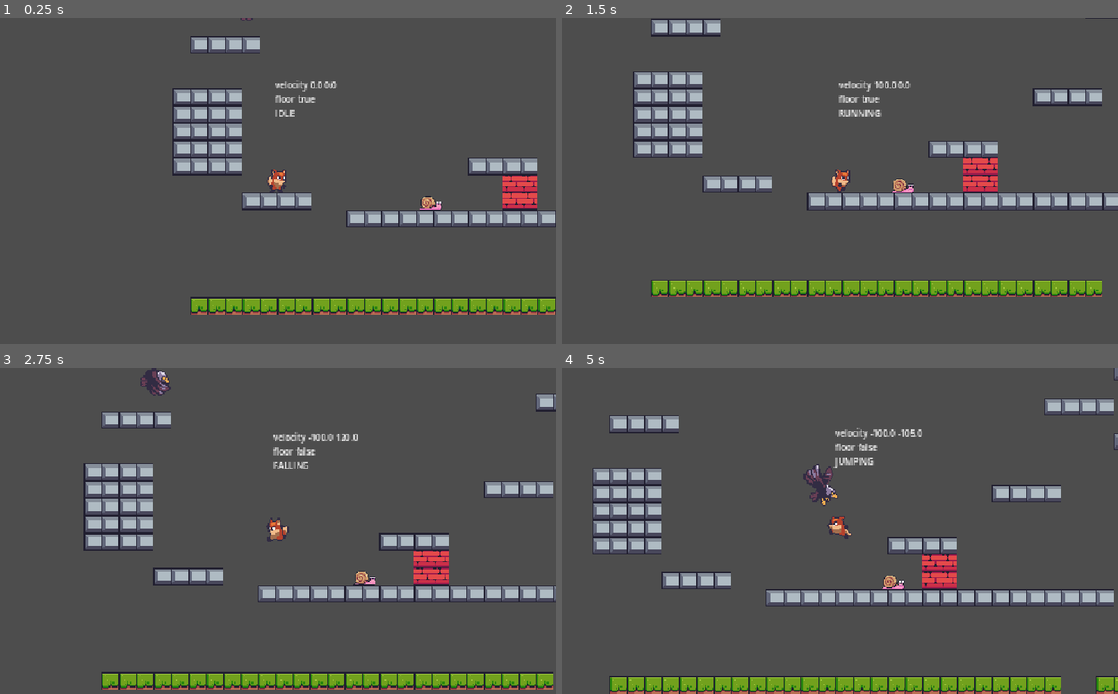
Above: before the commit, frames 1-4 (two rows, left to right).
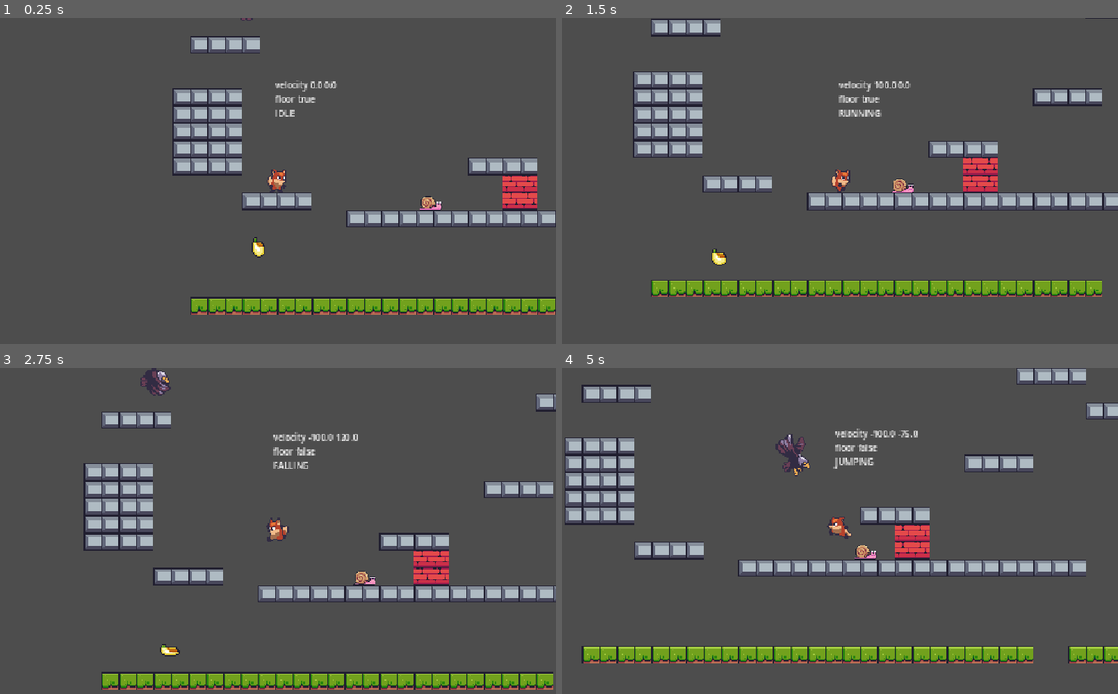
Above: after the commit, the same moments.

Repository: axlee484/foxy-antics
Game: Godot game, scene res://levelBase/level_base.tscn
Two runs of this game, one before a commit and one after it. Both use one fixed random seed, a clock stepped at 60 frames per second and the inputs below. The project has no main scene, so this scene is started directly.
Inputs:
- Up to frame 1 (0.25 s): no input
- Up to frame 2 (1.5 s): hold W (jump) 0.53-1.28 s; hold D (right) from 0.53 s (still down); tap S (fall) at 1.35 s
- Up to frame 3 (2.75 s): tap W (jump) at 1.52, 1.55, 1.82 s; release D (right) at 2.03 s; hold A (left) from 2.03 s (still down); hold W (jump) from 2.03 s (still down); tap Space (shoot) at 2.1 s
- Up to frame 4 (5 s): release A (left) at 2.78 s; release W (jump) at 2.78 s; hold D (right) 2.78-4.28 s; tap W (jump) at 2.85, 3.02, 3.32, 4.52, 4.55, 4.82 s; hold W (jump) 3.53-4.28 s; tap S (fall) at 3.6 s; hold A (left) from 4.28 s (still down); tap Space (shoot) at 4.35 s

The runs differ from the first frame. In frame 1, 0.1% of the frame differs, in the area x 45-48%, y 67-74%; in frame 2, 0.1%; in frame 3, 0.1%; in frame 4, 27%, in the area x 0-100%, y 0-100%.

Commit message:
add pickup

Diff:
--- a/enemy/enemy_base.gd
+++ b/enemy/enemy_base.gd
@@ -9,7 +9,7 @@
 @export var GRAVITY = 800
 @export var FALLEN_OFF_POSITION_Y = 8000
 @export var FACING: FACE_DIRECTION = FACE_DIRECTION.LEFT
-@export var ATTACK = 1
+@export var DAMAGE = 1
 @export var MAX_HEALTH = 1
 
 var health = MAX_HEALTH
--- /dev/null
+++ b/fruit/fruit.gd
@@ -0,0 +1,77 @@
+extends Area2D
+
+class_name Fruit
+
+@onready var animatedSprite: AnimatedSprite2D = $AnimatedSprite2D
+@onready var groundRayCast = $GroundRayCast
+@onready var timer = $Timer
+var fruit: Dictionary
+var healthBoost: float
+var timeout: float
+var jump_y = 20
+var speed = 100
+var died = false
+
+
+const fruits = [
+	{
+		animation = "cherry",
+		healthBoost = 10,
+		timeout = 4
+	},
+	{
+		animation = "banana",
+		healthBoost = 30,
+		timeout = 3.5
+	},
+	{
+		animation = "melon",
+		healthBoost = 50,
+		timeout = 1.5
+	},
+	{
+		animation = "kiwi",
+		healthBoost = 5,
+		timeout = 4
+	}
+]
+
+func setup():
+	fruit = fruits[randi_range(0, fruits.size()-1)]
+	animatedSprite.animation = fruit["animation"]
+	timeout = fruit["timeout"]
+	healthBoost = fruit["healthBoost"]
+
+func _ready():
+	setup()
+	timer.wait_time = timeout
+	timer.start()
+	animatedSprite.play(fruit["animation"])
+	var tween = create_tween()
+	tween.tween_property(self, "position", global_position-Vector2(0,jump_y), 0.3)
+	tween.tween_property(self, "position", global_position, 0.3)
+
+
+func _process(delta):
+	if !groundRayCast.is_colliding():
+		global_position.y += speed*delta
+
+
+
+
+
+func die():
+	died = true
+	animatedSprite.stop()
+	hide()
+	queue_free()
+
+func _on_timer_timeout() -> void:
+	if !died:
+		die()
+
+
+func _on_area_entered(_area: Area2D) -> void:
+	if !died:
+		SignalManager.on_fruit_collected.emit(fruit["healthBoost"])
+		die()
--- /dev/null
+++ b/fruit/fruit.tscn
@@ -0,0 +1,531 @@
+[gd_scene load_steps=76 format=3 uid="uid://djd3ht07pkput"]
+
+[ext_resource type="Texture2D" uid="uid://bth2he4egub6l" path="res://assets/items/Cherries.png" id="1_tjxl6"]
+[ext_resource type="Script" uid="uid://oddbdamd6kf2" path="res://fruit/fruit.gd" id="1_yxtga"]
+[ext_resource type="Texture2D" uid="uid://dlep8syoonn17" path="res://assets/items/Bananas.png" id="2_ve554"]
+[ext_resource type="Texture2D" uid="uid://dauaukj1opabe" path="res://assets/items/Melon.png" id="4_ea1b1"]
+[ext_resource type="Texture2D" uid="uid://dgrdlmngfl04s" path="res://assets/items/Kiwi.png" id="4_ixw42"]
+
+[sub_resource type="AtlasTexture" id="AtlasTexture_cinyg"]
+atlas = ExtResource("2_ve554")
+region = Rect2(0, 0, 32, 32)
+
+[sub_resource type="AtlasTexture" id="AtlasTexture_msib4"]
+atlas = ExtResource("2_ve554")
+region = Rect2(32, 0, 32, 32)
+
+[sub_resource type="AtlasTexture" id="AtlasTexture_nuwmm"]
+atlas = ExtResource("2_ve554")
+region = Rect2(64, 0, 32, 32)
+
+[sub_resource type="AtlasTexture" id="AtlasTexture_05hij"]
+atlas = ExtResource("2_ve554")
+region = Rect2(96, 0, 32, 32)
+
+[sub_resource type="AtlasTexture" id="AtlasTexture_cq2om"]
+atlas = ExtResource("2_ve554")
+region = Rect2(128, 0, 32, 32)
+
+[sub_resource type="AtlasTexture" id="AtlasTexture_wj42v"]
+atlas = ExtResource("2_ve554")
+region = Rect2(160, 0, 32, 32)
+
+[sub_resource type="AtlasTexture" id="AtlasTexture_p4lrl"]
+atlas = ExtResource("2_ve554")
+region = Rect2(192, 0, 32, 32)
+
+[sub_resource type="AtlasTexture" id="AtlasTexture_6b83x"]
+atlas = ExtResource("2_ve554")
+region = Rect2(224, 0, 32, 32)
+
+[sub_resource type="AtlasTexture" id="AtlasTexture_w4mr2"]
+atlas = ExtResource("2_ve554")
+region = Rect2(256, 0, 32, 32)
+
+[sub_resource type="AtlasTexture" id="AtlasTexture_vcg86"]
+atlas = ExtResource("2_ve554")
+region = Rect2(288, 0, 32, 32)
+
+[sub_resource type="AtlasTexture" id="AtlasTexture_epfjk"]
+atlas = ExtResource("2_ve554")
+region = Rect2(320, 0, 32, 32)
+
+[sub_resource type="AtlasTexture" id="AtlasTexture_djeeq"]
+atlas = ExtResource("2_ve554")
+region = Rect2(352, 0, 32, 32)
+
+[sub_resource type="AtlasTexture" id="AtlasTexture_xk1fp"]
+atlas = ExtResource("2_ve554")
+region = Rect2(384, 0, 32, 32)
+
+[sub_resource type="AtlasTexture" id="AtlasTexture_lxccm"]
+atlas = ExtResource("2_ve554")
+region = Rect2(416, 0, 32, 32)
+
+[sub_resource type="AtlasTexture" id="AtlasTexture_lrihy"]
+atlas = ExtResource("2_ve554")
+region = Rect2(448, 0, 32, 32)
+
+[sub_resource type="AtlasTexture" id="AtlasTexture_t32dx"]
+atlas = ExtResource("2_ve554")
+region = Rect2(480, 0, 32, 32)
+
+[sub_resource type="AtlasTexture" id="AtlasTexture_lxx6p"]
+atlas = ExtResource("2_ve554")
+region = Rect2(512, 0, 32, 32)
+
+[sub_resource type="AtlasTexture" id="AtlasTexture_yxtga"]
+atlas = ExtResource("1_tjxl6")
+region = Rect2(0, 0, 32, 32)
+
+[sub_resource type="AtlasTexture" id="AtlasTexture_ve554"]
+atlas = ExtResource("1_tjxl6")
+region = Rect2(32, 0, 32, 32)
+
+[sub_resource type="AtlasTexture" id="AtlasTexture_ea1b1"]
+atlas = ExtResource("1_tjxl6")
+region = Rect2(64, 0, 32, 32)
+
+[sub_resource type="AtlasTexture" id="AtlasTexture_ixw42"]
+atlas = ExtResource("1_tjxl6")
+region = Rect2(96, 0, 32, 32)
+
+[sub_resource type="AtlasTexture" id="AtlasTexture_3vs33"]
+atlas = ExtResource("1_tjxl6")
+region = Rect2(128, 0, 32, 32)
+
+[sub_resource type="AtlasTexture" id="AtlasTexture_lh0xf"]
+atlas = ExtResource("1_tjxl6")
+region = Rect2(160, 0, 32, 32)
+
+[sub_resource type="AtlasTexture" id="AtlasTexture_rff3x"]
+atlas = ExtResource("1_tjxl6")
+region = Rect2(192, 0, 32, 32)
+
+[sub_resource type="AtlasTexture" id="AtlasTexture_5qf2k"]
+atlas = ExtResource("1_tjxl6")
+region = Rect2(224, 0, 32, 32)
+
+[sub_resource type="AtlasTexture" id="AtlasTexture_viff1"]
+atlas = ExtResource("1_tjxl6")
+region = Rect2(256, 0, 32, 32)
+
+[sub_resource type="AtlasTexture" id="AtlasTexture_7et6j"]
+atlas = ExtResource("1_tjxl6")
+region = Rect2(288, 0, 32, 32)
+
+[sub_resource type="AtlasTexture" id="AtlasTexture_37yna"]
+atlas = ExtResource("1_tjxl6")
+region = Rect2(320, 0, 32, 32)
+
+[sub_resource type="AtlasTexture" id="AtlasTexture_sopgm"]
+atlas = ExtResource("1_tjxl6")
+region = Rect2(352, 0, 32, 32)
+
+[sub_resource type="AtlasTexture" id="AtlasTexture_pyu84"]
+atlas = ExtResource("1_tjxl6")
+region = Rect2(384, 0, 32, 32)
+
+[sub_resource type="AtlasTexture" id="AtlasTexture_bho4b"]
+atlas = ExtResource("1_tjxl6")
+region = Rect2(416, 0, 32, 32)
+
+[sub_resource type="AtlasTexture" id="AtlasTexture_82kps"]
+atlas = ExtResource("1_tjxl6")
+region = Rect2(448, 0, 32, 32)
+
+[sub_resource type="AtlasTexture" id="AtlasTexture_bb0oc"]
+atlas = ExtResource("1_tjxl6")
+region = Rect2(480, 0, 32, 32)
+
+[sub_resource type="AtlasTexture" id="AtlasTexture_6iceb"]
+atlas = ExtResource("1_tjxl6")
+region = Rect2(512, 0, 32, 32)
+
+[sub_resource type="AtlasTexture" id="AtlasTexture_oq7n0"]
+atlas = ExtResource("4_ixw42")
+region = Rect2(0, 0, 32, 32)
+
+[sub_resource type="AtlasTexture" id="AtlasTexture_v6230"]
+atlas = ExtResource("4_ixw42")
+region = Rect2(32, 0, 32, 32)
+
+[sub_resource type="AtlasTexture" id="AtlasTexture_10uuu"]
+atlas = ExtResource("4_ixw42")
+region = Rect2(64, 0, 32, 32)
+
+[sub_resource type="AtlasTexture" id="AtlasTexture_xt62p"]
+atlas = ExtResource("4_ixw42")
+region = Rect2(96, 0, 32, 32)
+
+[sub_resource type="AtlasTexture" id="AtlasTexture_ii4yp"]
+atlas = ExtResource("4_ixw42")
+region = Rect2(128, 0, 32, 32)
+
+[sub_resource type="AtlasTexture" id="AtlasTexture_a5fy5"]
+atlas = ExtResource("4_ixw42")
+region = Rect2(160, 0, 32, 32)
+
+[sub_resource type="AtlasTexture" id="AtlasTexture_2khmx"]
+atlas = ExtResource("4_ixw42")
+region = Rect2(192, 0, 32, 32)
+
+[sub_resource type="AtlasTexture" id="AtlasTexture_mjj75"]
+atlas = ExtResource("4_ixw42")
+region = Rect2(224, 0, 32, 32)
+
+[sub_resource type="AtlasTexture" id="AtlasTexture_t0ece"]
+atlas = ExtResource("4_ixw42")
+region = Rect2(256, 0, 32, 32)
+
+[sub_resource type="AtlasTexture" id="AtlasTexture_kgd1q"]
+atlas = ExtResource("4_ixw42")
+region = Rect2(288, 0, 32, 32)
+
+[sub_resource type="AtlasTexture" id="AtlasTexture_30k8k"]
+atlas = ExtResource("4_ixw42")
+region = Rect2(320, 0, 32, 32)
+
+[sub_resource type="AtlasTexture" id="AtlasTexture_qe30l"]
+atlas = ExtResource("4_ixw42")
+region = Rect2(352, 0, 32, 32)
+
+[sub_resource type="AtlasTexture" id="AtlasTexture_u4gst"]
+atlas = ExtResource("4_ixw42")
+region = Rect2(384, 0, 32, 32)
+
+[sub_resource type="AtlasTexture" id="AtlasTexture_nr272"]
+atlas = ExtResource("4_ixw42")
+region = Rect2(416, 0, 32, 32)
+
+[sub_resource type="AtlasTexture" id="AtlasTexture_bxlbc"]
+atlas = ExtResource("4_ixw42")
+region = Rect2(448, 0, 32, 32)
+
+[sub_resource type="AtlasTexture" id="AtlasTexture_4t6yb"]
+atlas = ExtResource("4_ixw42")
+region = Rect2(480, 0, 32, 32)
+
+[sub_resource type="AtlasTexture" id="AtlasTexture_qaf7o"]
+atlas = ExtResource("4_ixw42")
+region = Rect2(512, 0, 32, 32)
+
+[sub_resource type="AtlasTexture" id="AtlasTexture_wdw3n"]
+atlas = ExtResource("4_ea1b1")
+region = Rect2(0, 0, 32, 32)
+
+[sub_resource type="AtlasTexture" id="AtlasTexture_46e7y"]
+atlas = ExtResource("4_ea1b1")
+region = Rect2(32, 0, 32, 32)
+
+[sub_resource type="AtlasTexture" id="AtlasTexture_fqmfo"]
+atlas = ExtResource("4_ea1b1")
+region = Rect2(64, 0, 32, 32)
+
+[sub_resource type="AtlasTexture" id="AtlasTexture_3rhht"]
+atlas = ExtResource("4_ea1b1")
+region = Rect2(96, 0, 32, 32)
+
+[sub_resource type="AtlasTexture" id="AtlasTexture_mjm8r"]
+atlas = ExtResource("4_ea1b1")
+region = Rect2(128, 0, 32, 32)
+
+[sub_resource type="AtlasTexture" id="AtlasTexture_bg1yh"]
+atlas = ExtResource("4_ea1b1")
+region = Rect2(160, 0, 32, 32)
+
+[sub_resource type="AtlasTexture" id="AtlasTexture_ni25m"]
+atlas = ExtResource("4_ea1b1")
+region = Rect2(192, 0, 32, 32)
+
+[sub_resource type="AtlasTexture" id="AtlasTexture_66o5s"]
+atlas = ExtResource("4_ea1b1")
+region = Rect2(224, 0, 32, 32)
+
+[sub_resource type="AtlasTexture" id="AtlasTexture_q4rpr"]
+atlas = ExtResource("4_ea1b1")
+region = Rect2(256, 0, 32, 32)
+
+[sub_resource type="AtlasTexture" id="AtlasTexture_shra7"]
+atlas = ExtResource("4_ea1b1")
+region = Rect2(288, 0, 32, 32)
+
+[sub_resource type="AtlasTexture" id="AtlasTexture_p1e63"]
+atlas = ExtResource("4_ea1b1")
+region = Rect2(320, 0, 32, 32)
+
+[sub_resource type="AtlasTexture" id="AtlasTexture_8irm1"]
+atlas = ExtResource("4_ea1b1")
+region = Rect2(352, 0, 32, 32)
+
+[sub_resource type="AtlasTexture" id="AtlasTexture_l02mn"]
+atlas = ExtResource("4_ea1b1")
+region = Rect2(384, 0, 32, 32)
+
+[sub_resource type="AtlasTexture" id="AtlasTexture_4ahsi"]
+atlas = ExtResource("4_ea1b1")
+region = Rect2(416, 0, 32, 32)
+
+[sub_resource type="AtlasTexture" id="AtlasTexture_p401l"]
+atlas = ExtResource("4_ea1b1")
+region = Rect2(448, 0, 32, 32)
+
+[sub_resource type="AtlasTexture" id="AtlasTexture_qkn4i"]
+atlas = ExtResource("4_ea1b1")
+region = Rect2(480, 0, 32, 32)
+
+[sub_resource type="AtlasTexture" id="AtlasTexture_prhjg"]
+atlas = ExtResource("4_ea1b1")
+region = Rect2(512, 0, 32, 32)
+
+[sub_resource type="SpriteFrames" id="SpriteFrames_cinyg"]
+animations = [{
+"frames": [{
+"duration": 1.0,
+"texture": SubResource("AtlasTexture_cinyg")
+}, {
+"duration": 1.0,
+"texture": SubResource("AtlasTexture_msib4")
+}, {
+"duration": 1.0,
+"texture": SubResource("AtlasTexture_nuwmm")
+}, {
+"duration": 1.0,
+"texture": SubResource("AtlasTexture_05hij")
+}, {
+"duration": 1.0,
+"texture": SubResource("AtlasTexture_cq2om")
+}, {
+"duration": 1.0,
+"texture": SubResource("AtlasTexture_wj42v")
+}, {
+"duration": 1.0,
+"texture": SubResource("AtlasTexture_p4lrl")
+}, {
+"duration": 1.0,
+"texture": SubResource("AtlasTexture_6b83x")
+}, {
+"duration": 1.0,
+"texture": SubResource("AtlasTexture_w4mr2")
+}, {
+"duration": 1.0,
+"texture": SubResource("AtlasTexture_vcg86")
+}, {
+"duration": 1.0,
+"texture": SubResource("AtlasTexture_epfjk")
+}, {
+"duration": 1.0,
+"texture": SubResource("AtlasTexture_djeeq")
+}, {
+"duration": 1.0,
+"texture": SubResource("AtlasTexture_xk1fp")
+}, {
+"duration": 1.0,
+"texture": SubResource("AtlasTexture_lxccm")
+}, {
+"duration": 1.0,
+"texture": SubResource("AtlasTexture_lrihy")
+}, {
+"duration": 1.0,
+"texture": SubResource("AtlasTexture_t32dx")
+}, {
+"duration": 1.0,
+"texture": SubResource("AtlasTexture_lxx6p")
+}],
+"loop": true,
+"name": &"banana",
+"speed": 30.0
+}, {
+"frames": [{
+"duration": 1.0,
+"texture": SubResource("AtlasTexture_yxtga")
+}, {
+"duration": 1.0,
+"texture": SubResource("AtlasTexture_ve554")
+}, {
+"duration": 1.0,
+"texture": SubResource("AtlasTexture_ea1b1")
+}, {
+"duration": 1.0,
+"texture": SubResource("AtlasTexture_ixw42")
+}, {
+"duration": 1.0,
+"texture": SubResource("AtlasTexture_3vs33")
+}, {
+"duration": 1.0,
+"texture": SubResource("AtlasTexture_lh0xf")
+}, {
+"duration": 1.0,
+"texture": SubResource("AtlasTexture_rff3x")
+}, {
+"duration": 1.0,
+"texture": SubResource("AtlasTexture_5qf2k")
+}, {
+"duration": 1.0,
+"texture": SubResource("AtlasTexture_viff1")
+}, {
+"duration": 1.0,
+"texture": SubResource("AtlasTexture_7et6j")
+}, {
+"duration": 1.0,
+"texture": SubResource("AtlasTexture_37yna")
+}, {
+"duration": 1.0,
+"texture": SubResource("AtlasTexture_sopgm")
+}, {
+"duration": 1.0,
+"texture": SubResource("AtlasTexture_pyu84")
+}, {
+"duration": 1.0,
+"texture": SubResource("AtlasTexture_bho4b")
+}, {
+"duration": 1.0,
+"texture": SubResource("AtlasTexture_82kps")
+}, {
+"duration": 1.0,
+"texture": SubResource("AtlasTexture_bb0oc")
+}, {
+"duration": 1.0,
+"texture": SubResource("AtlasTexture_6iceb")
+}],
+"loop": true,
+"name": &"cherry",
+"speed": 30.0
+}, {
+"frames": [{
+"duration": 1.0,
+"texture": SubResource("AtlasTexture_oq7n0")
+}, {
+"duration": 1.0,
+"texture": SubResource("AtlasTexture_v6230")
+}, {
+"duration": 1.0,
+"texture": SubResource("AtlasTexture_10uuu")
+}, {
+"duration": 1.0,
+"texture": SubResource("AtlasTexture_xt62p")
+}, {
+"duration": 1.0,
+"texture": SubResource("AtlasTexture_ii4yp")
+}, {
+"duration": 1.0,
+"texture": SubResource("AtlasTexture_a5fy5")
+}, {
+"duration": 1.0,
+"texture": SubResource("AtlasTexture_2khmx")
+}, {
+"duration": 1.0,
+"texture": SubResource("AtlasTexture_mjj75")
+}, {
+"duration": 1.0,
+"texture": SubResource("AtlasTexture_t0ece")
+}, {
+"duration": 1.0,
+"texture": SubResource("AtlasTexture_kgd1q")
+}, {
+"duration": 1.0,
+"texture": SubResource("AtlasTexture_30k8k")
+}, {
+"duration": 1.0,
+"texture": SubResource("AtlasTexture_qe30l")
+}, {
+"duration": 1.0,
+"texture": SubResource("AtlasTexture_u4gst")
+}, {
+"duration": 1.0,
+"texture": SubResource("AtlasTexture_nr272")
+}, {
+"duration": 1.0,
+"texture": SubResource("AtlasTexture_bxlbc")
+}, {
+"duration": 1.0,
+"texture": SubResource("AtlasTexture_4t6yb")
+}, {
+"duration": 1.0,
+"texture": SubResource("AtlasTexture_qaf7o")
+}],
+"loop": true,
+"name": &"kiwi",
+"speed": 30.0
+}, {
+"frames": [{
+"duration": 1.0,
+"texture": SubResource("AtlasTexture_wdw3n")
+}, {
+"duration": 1.0,
+"texture": SubResource("AtlasTexture_46e7y")
+}, {
+"duration": 1.0,
+"texture": SubResource("AtlasTexture_fqmfo")
+}, {
+"duration": 1.0,
+"texture": SubResource("AtlasTexture_3rhht")
+}, {
+"duration": 1.0,
+"texture": SubResource("AtlasTexture_mjm8r")
+}, {
+"duration": 1.0,
+"texture": SubResource("AtlasTexture_bg1yh")
+}, {
+"duration": 1.0,
+"texture": SubResource("AtlasTexture_ni25m")
+}, {
+"duration": 1.0,
+"texture": SubResource("AtlasTexture_66o5s")
+}, {
+"duration": 1.0,
+"texture": SubResource("AtlasTexture_q4rpr")
+}, {
+"duration": 1.0,
+"texture": SubResource("AtlasTexture_shra7")
+}, {
+"duration": 1.0,
+"texture": SubResource("AtlasTexture_p1e63")
+}, {
+"duration": 1.0,
+"texture": SubResource("AtlasTexture_8irm1")
+}, {
+"duration": 1.0,
+"texture": SubResource("AtlasTexture_l02mn")
+}, {
+"duration": 1.0,
+"texture": SubResource("AtlasTexture_4ahsi")
+}, {
+"duration": 1.0,
+"texture": SubResource("AtlasTexture_p401l")
+}, {
+"duration": 1.0,
+"texture": SubResource("AtlasTexture_qkn4i")
+}, {
+"duration": 1.0,
+"texture": SubResource("AtlasTexture_prhjg")
+}],
+"loop": true,
+"name": &"melon",
+"speed": 30.0
+}]
+
+[sub_resource type="CircleShape2D" id="CircleShape2D_tjxl6"]
+radius = 8.0
+
+[node name="Fruit" type="Area2D"]
+collision_layer = 32
+collision_mask = 2
+script = ExtResource("1_yxtga")
+
+[node name="AnimatedSprite2D" type="AnimatedSprite2D" parent="."]
+sprite_frames = SubResource("SpriteFrames_cinyg")
+animation = &"cherry"
+frame_progress = 0.8856696
+
+[node name="CollisionShape2D" type="CollisionShape2D" parent="."]
+shape = SubResource("CircleShape2D_tjxl6")
+
+[node name="GroundRayCast" type="RayCast2D" parent="."]
+target_position = Vector2(0, 20)
+
+[node name="Timer" type="Timer" parent="."]
+autostart = true
+
+[connection signal="area_entered" from="." to="." method="_on_area_entered"]
+[connection signal="timeout" from="Timer" to="." method="_on_timer_timeout"]
--- a/levelBase/level_base.tscn
+++ b/levelBase/level_base.tscn
@@ -6,6 +6,7 @@
 [ext_resource type="PackedScene" uid="uid://dimmnkr6wcbn1" path="res://enemy/snail/Snail.tscn" id="4_omt2v"]
 [ext_resource type="PackedScene" uid="uid://dlkarxrk7fb18" path="res://enemy/frog/frog.tscn" id="5_e3i5g"]
 [ext_resource type="PackedScene" uid="uid://c3w2yh2s1jjvi" path="res://enemy/eagle/eagle.tscn" id="6_4gstp"]
+[ext_resource type="PackedScene" uid="uid://djd3ht07pkput" path="res://fruit/fruit.tscn" id="7_x8u3d"]
 
 [sub_resource type="TileSetAtlasSource" id="TileSetAtlasSource_iqcpo"]
 texture = ExtResource("1_iqcpo")
@@ -273,6 +274,9 @@
 [node name="Frog3" parent="." instance=ExtResource("5_e3i5g")]
 position = Vector2(484, -316)
 
+[node name="Fruit" parent="." instance=ExtResource("7_x8u3d")]
+position = Vector2(63, -44)
+
 [node name="Player" parent="." instance=ExtResource("2_ggfnc")]
 position = Vector2(81, -130)
 
--- a/player/player.gd
+++ b/player/player.gd
@@ -9,6 +9,9 @@
 @onready var rayCastWallLeft = $RayCastWallLeft
 @onready var rayCastWallRight = $RayCastWallRight
 @onready var gun = $PlayerGun
+@onready var hitbox = $HitBox
+@onready var damageTimer = $DamageTimer
+@onready var invinciblePlayer = $InvicibleAnimationPlayer
 
 
 
@@ -20,11 +23,13 @@
 @export var WALL_JUMP_BOOST = -10
 @export var WALL_PUSH = 800
 @export var MAX_FALL = 400
+@export var MAX_HEALTH = 100
 
 
 
 enum PLAYER_STATES {
 	IDLE,
+	INVINCIBLE,
 	RUNNING,
 	JUMPING,
 	FALLING,
@@ -35,6 +40,8 @@
 
 var state = PLAYER_STATES.IDLE
 var canDoubleJump = false;
+var health = MAX_HEALTH
+var isInvincible = false
 
 func isTouchingWall():
 	if rayCastWallLeft.is_colliding() or rayCastWallRight.is_colliding():
@@ -53,11 +60,18 @@
 			animationPlayer.play("jump")
 		PLAYER_STATES.FALLING:
 			animationPlayer.play("fall")
+		PLAYER_STATES.HURTING:
+			animationPlayer.play("hurt")
 		_:
 			animationPlayer.play("idle")
+	if isInvincible:
+		invinciblePlayer.play("invincible")
+
 
 
 func setState():
+	if state == PLAYER_STATES.HURTING:
+		return
 	if is_on_floor():
 		if velocity.x == 0:
 			state = PLAYER_STATES.IDLE
@@ -82,6 +96,8 @@
 
 
 func getInput() -> void:
+	if state == PLAYER_STATES.HURTING:
+		return
 	velocity.x = 0;
 	if Input.is_action_pressed("left"):
 		if !sprite.flip_h:
@@ -121,6 +137,29 @@
 
 
 
+func takeEnemyDamage(enemy: EnemyBase):
+	health -= enemy.DAMAGE
+	state = PLAYER_STATES.HURTING
+	velocity.x = 0;
+	print(health)
+
+func takeBulletDamage(bullet: BulletBase):
+	health -= bullet.DAMAGE
+	print(health)
+
+
+func takeDamage(area: Area2D):
+	var areaParent = area.get_parent()
+	isInvincible = true
+	SoundManager.play_sound(soundPlayer, SoundManager.SOUND_DAMAGE)
+	damageTimer.start()
+	if areaParent is BulletBase:
+		takeBulletDamage(areaParent)
+	if areaParent is EnemyBase:
+		takeEnemyDamage(areaParent)
+
+
+
 
 func applyGravity(delta: float) -> void:
 	if is_on_floor():
@@ -142,6 +181,15 @@
 
 
 
+
+
+func takeHealth(healthBoost: float):
+	health += healthBoost
+	print(health)
+
+
+func _ready() -> void:
+	SignalManager.on_fruit_collected.connect(takeHealth)
 
 func updateDebugLabel():
 	var debugStr =  "velocity %s %s \nfloor %s \n%s" % [
@@ -150,3 +198,16 @@
 						PLAYER_STATES.keys()[state]
 					]
 	debugLabel.text = debugStr;
+
+
+
+func _on_hit_box_area_entered(area: Area2D) -> void:
+	if state == PLAYER_STATES.HURTING or isInvincible:
+		return
+	takeDamage(area)
+
+
+func _on_damage_timer_timeout() -> void:
+	state = PLAYER_STATES.IDLE
+	invinciblePlayer.stop()
+	isInvincible = false
--- a/player/player.tscn
+++ b/player/player.tscn
@@ -114,6 +114,44 @@
 &"run": SubResource("Animation_g1dw6")
 }
 
+[sub_resource type="Animation" id="Animation_rgyib"]
+length = 0.001
+tracks/0/type = "value"
+tracks/0/imported = false
+tracks/0/enabled = true
+tracks/0/path = NodePath("Sprite2D:self_modulate")
+tracks/0/interp = 1
+tracks/0/loop_wrap = true
+tracks/0/keys = {
+"times": PackedFloat32Array(0),
+"transitions": PackedFloat32Array(1),
+"update": 0,
+"values": [Color(1, 1, 1, 1)]
+}
+
+[sub_resource type="Animation" id="Animation_boad6"]
+resource_name = "invincible"
+length = 0.5
+loop_mode = 1
+tracks/0/type = "value"
+tracks/0/imported = false
+tracks/0/enabled = true
+tracks/0/path = NodePath("Sprite2D:self_modulate")
+tracks/0/interp = 1
+tracks/0/loop_wrap = true
+tracks/0/keys = {
+"times": PackedFloat32Array(0, 0.13333334, 0.30301794),
+"transitions": PackedFloat32Array(1, 1, 1),
+"update": 0,
+"values": [Color(1, 1, 1, 1), Color(1, 1, 1, 0.14509805), Color(1, 1, 1, 1)]
+}
+
+[sub_resource type="AnimationLibrary" id="AnimationLibrary_hg6s5"]
+_data = {
+&"RESET": SubResource("Animation_rgyib"),
+&"invincible": SubResource("Animation_boad6")
+}
+
 [node name="Player" type="CharacterBody2D" groups=["player"]]
 collision_layer = 2
 script = ExtResource("1_rkbax")
@@ -152,8 +190,8 @@
 target_position = Vector2(-10, 0)
 
 [node name="HitBox" type="Area2D" parent="."]
-collision_layer = 0
-collision_mask = 4
+collision_layer = 2
+collision_mask = 20
 
 [node name="CollisionShape2D2" type="CollisionShape2D" parent="HitBox"]
 position = Vector2(-5.9604645e-08, 4.7683716e-07)
@@ -162,3 +200,15 @@
 
 [node name="PlayerGun" parent="." instance=ExtResource("3_g1dw6")]
 SPEED = 300
+
+[node name="DamageTimer" type="Timer" parent="."]
+wait_time = 0.3
+one_shot = true
+
+[node name="InvicibleAnimationPlayer" type="AnimationPlayer" parent="."]
+libraries = {
+&"": SubResource("AnimationLibrary_hg6s5")
+}
+
+[connection signal="area_entered" from="HitBox" to="." method="_on_hit_box_area_entered"]
+[connection signal="timeout" from="DamageTimer" to="." method="_on_damage_timer_timeout"]
--- a/project.godot
+++ b/project.godot
@@ -66,6 +66,7 @@
 2d_physics/layer_3="enemy"
 2d_physics/layer_4="player_bullet"
 2d_physics/layer_5="enemy_bullet"
+2d_physics/layer_6="fruit"
 
 [rendering]
 
--- a/singletons/object_maker.gd
+++ b/singletons/object_maker.gd
@@ -13,10 +13,12 @@
 }
 
 const explosionScene = preload("res://characterExplode/character_explode.tscn")
+const fruitScene = preload("res://fruit/fruit.tscn")
 
 
 func _ready() -> void:
     SignalManager.on_enemy_hit.connect(createExplosion)
+    SignalManager.on_enemy_hit.connect(createFruit)
 
 
 
@@ -46,8 +48,6 @@
 
 
 
-
-
 func addExplosion(explosion):
     _deferred_addToRoot(explosion)
 
@@ -56,3 +56,14 @@
     var explosion:Node2D = explosionScene.instantiate()
     explosion.global_position = position
     addExplosion(explosion)
+
+
+
+func addFruit(fruit):
+    _deferred_addToRoot(fruit)
+
+
+func createFruit(_points: float, position: Vector2):
+    var fruit:Fruit = fruitScene.instantiate()
+    fruit.global_position = position
+    addFruit(fruit)
--- a/singletons/signal_manager.gd
+++ b/singletons/signal_manager.gd
@@ -1,3 +1,4 @@
 extends Node
 
 signal on_enemy_hit(points: float, position: Vector2)
+signal on_fruit_collected(healthBoost: float)
Not shown, added: fruit/fruit.gd.uid
Not shown: 1 places in levelBase/level_base.tscn that only renumber resources
Not shown: 1 places in player/player.tscn that only renumber resources
